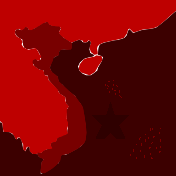
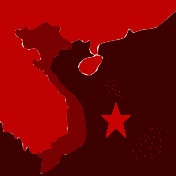
Before/after of a 176x176 layered artwork. What changed in the layer stack:
"Layer 5": blend multiply → normal, painted on it over [92, 102, 131, 139]
